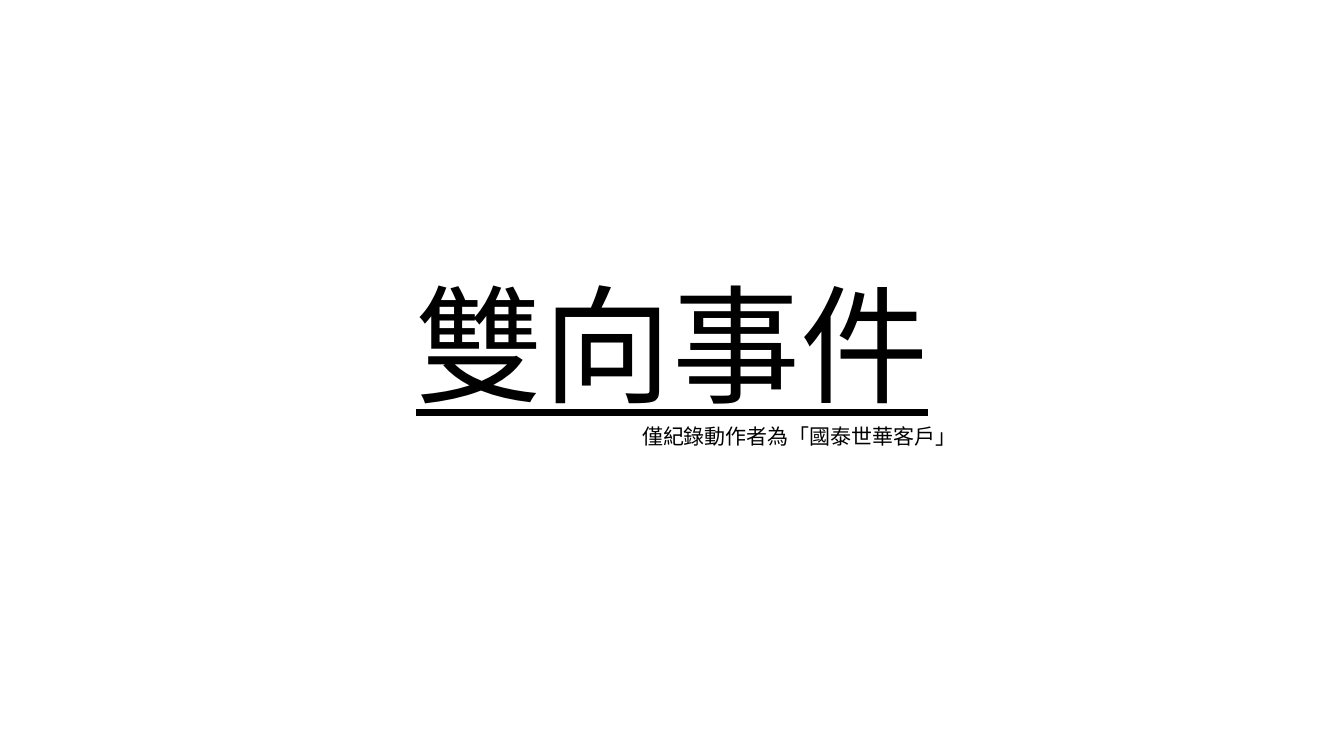
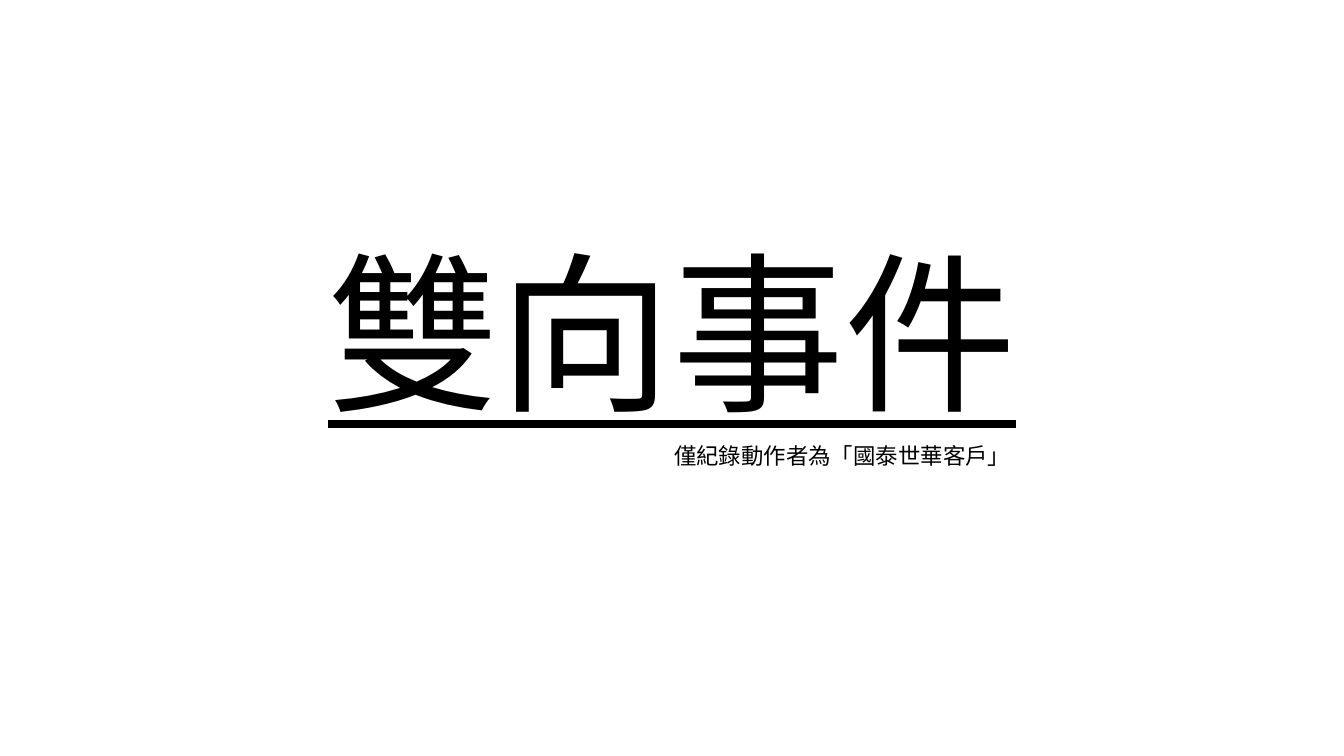
Before and after one commit to cathaylab/sharing, a slide deck: slide 12 of 2016.12.09-Platform/platform.pptx (slide 13 before the commit). Drawn at 1344x756 pixels with LibreOffice and Linux fonts; fonts in the diff are those of the drawing. Boxes give left, top, right and bottom in pixels: in the first picture for what was removed or moved away, otherwise in the second. Text is boxed around its words. In the diff, an @@ line names an element or a change of style, - is before the commit and + after.

```diff
--- a/2016.12.09-Platform/platform.pptx
+++ b/2016.12.09-Platform/platform.pptx
@@ title "雙向事件" moved from (x1=416, y1=285, x2=928, y2=416) to (x1=328, y1=253, x2=1016, y2=428) @@
@@ title "雙向事件" at (x1=328, y1=253, x2=1016, y2=428): size 182.9 to 245.8 pt @@
@@ text "僅紀錄動作者為「國泰世華客戶」" moved from (x1=642, y1=426, x2=957, y2=446) to (x1=674, y1=445, x2=1010, y2=466) @@
@@ text "僅紀錄動作者為「國泰世華客戶」" at (x1=674, y1=445, x2=1010, y2=466): size 30 to 32 pt @@
```
Also in this commit, not shown: 13 other slides changed, 2 slides added, 1 other file.
